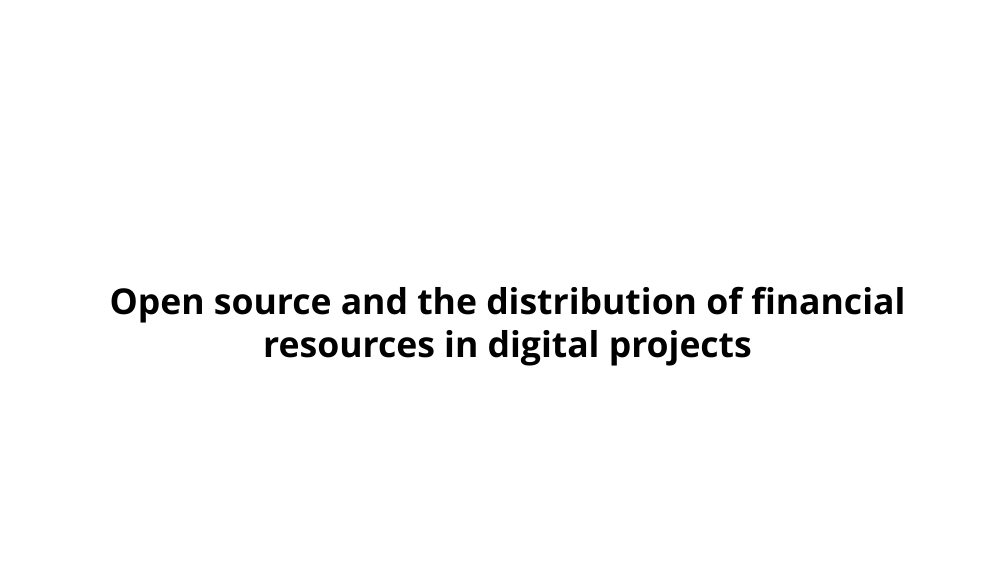
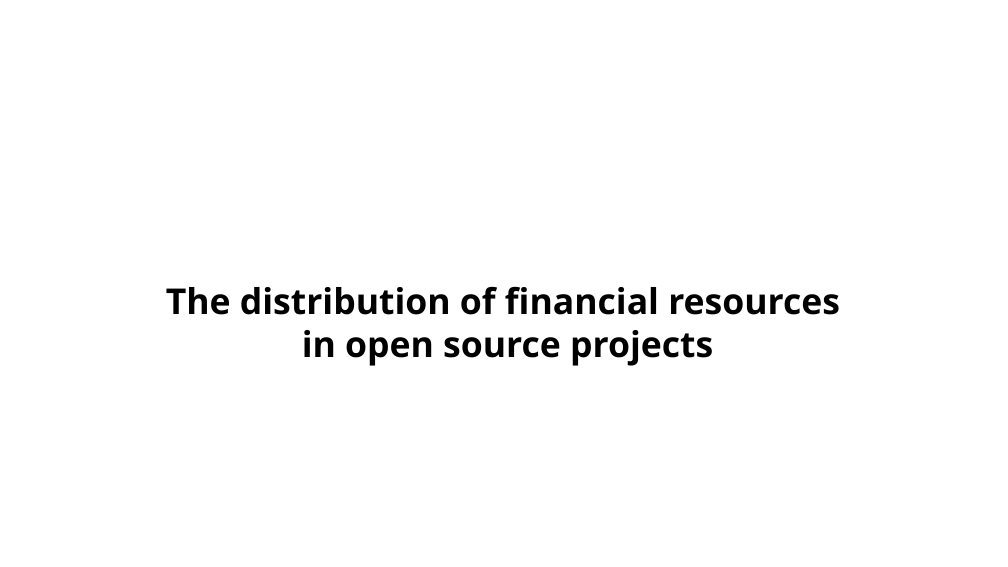
Before and after one commit to protontypes/documents, a slide deck: slide 1 of slides/protontypes_LibreSelery.odp. Drawn at 1008x567 pixels with LibreOffice and Linux fonts; fonts in the diff are those of the drawing; background and template pictures are left out. Boxes give left, top, right and bottom in pixels: in the first picture for what was removed or moved away, otherwise in the second. Text is boxed around its words. In the diff, an @@ line names an element or a change of style, - is before the commit and + after.

```diff
--- a/slides/protontypes_LibreSelery.odp
+++ b/slides/protontypes_LibreSelery.odp
@@ text at bbox=[166, 286, 840, 366]: text changed @@
-Open source and the distribution of financial resources in digital projects
+The distribution of financial resources
+in open source projects
```
Also in this commit, not shown: 3 other slides changed, 1 other file.
